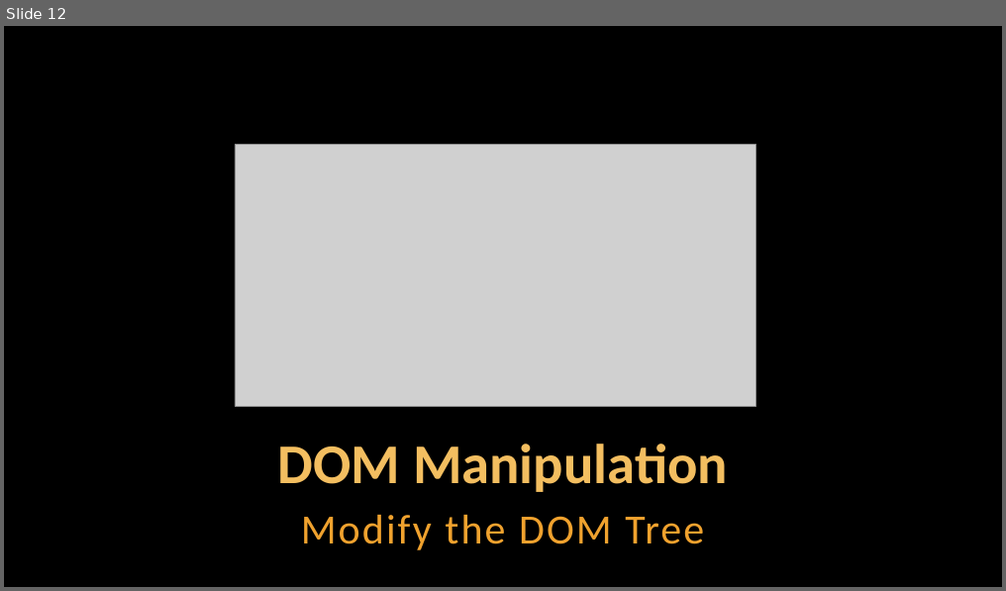
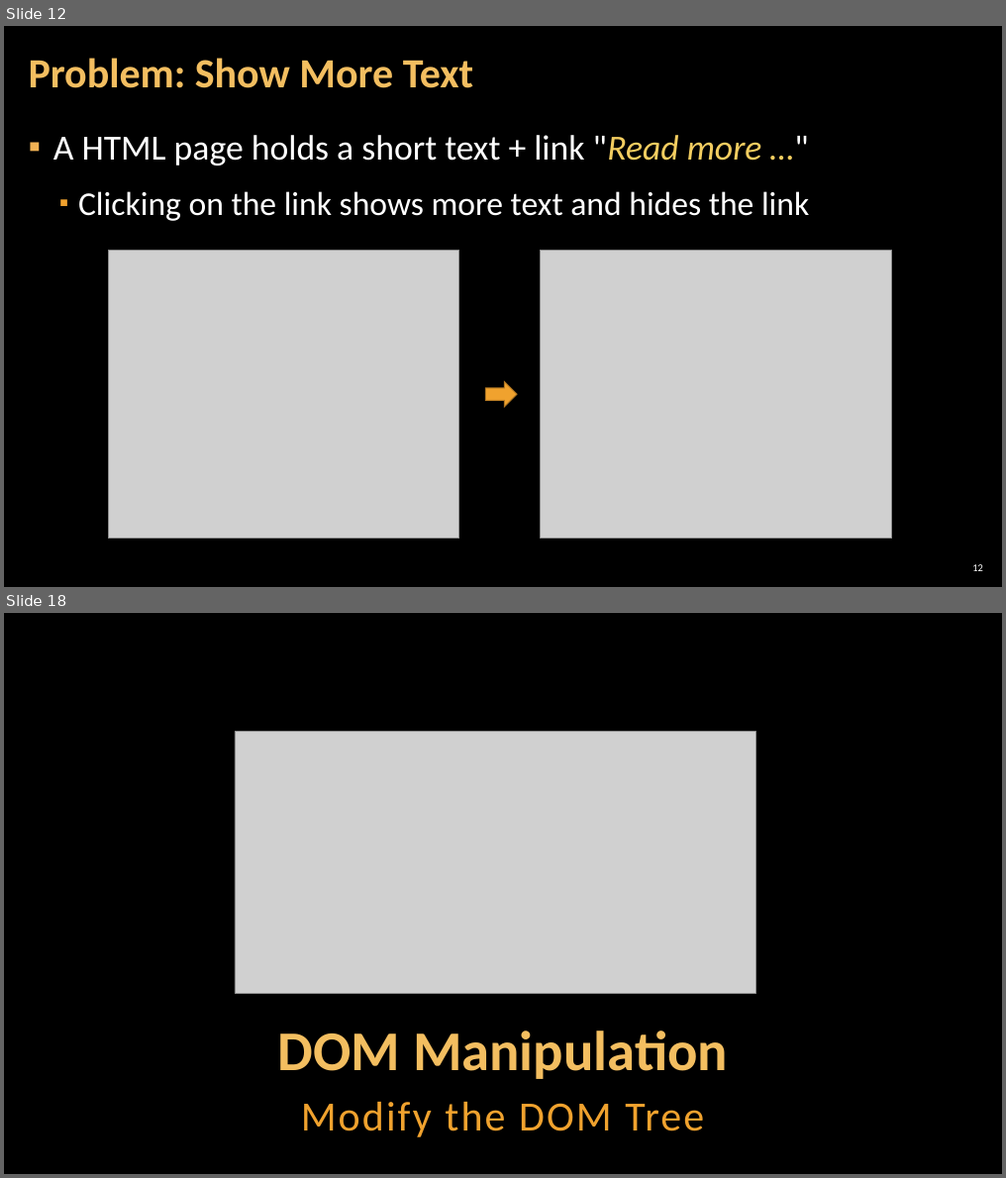
Before and after one commit to antoniaat/Front-End-Development, a slide deck: JavaScript_For_FrontEnd/02. JavaScript-for-Front-End-Introduction-to-DOM-and-Events/02. JavaScript-for-Front-End-Introduction-to-DOM-and-Events.pptx. Shown one above the other, each under a label of ours: slide 12 before the commit, slides 12 and 18 after it; the slides between them are not shown. The pictures are 1006x591 and 1006x1178 pixels, drawn with LibreOffice and Linux fonts; fonts in the diff are those of the drawing; grey boxes stand for pictures; background and template pictures are left out. Boxes give left, top, right and bottom in pixels: in the first picture for what was removed or moved away, otherwise in the second. Text is boxed around its words. In the diff, an @@ line names an element or a change of style, - is before the commit and + after.

```diff
--- a/JavaScript_For_FrontEnd/02. JavaScript-for-Front-End-Introduction-to-DOM-and-Events/02. JavaScript-for-Front-End-Introduction-to-DOM-and-Events.pptx
+++ b/JavaScript_For_FrontEnd/02. JavaScript-for-Front-End-Introduction-to-DOM-and-Events/02. JavaScript-for-Front-End-Introduction-to-DOM-and-Events.pptx
@@ slide 12 added at (4, 26, 1002, 587), background picture (left out) @@
@@ title added at (29, 58, 473, 88), 40 pt, text #F3BE60, bold @@
+Problem: Show More Text
@@ text added at (54, 135, 809, 221), 32 pt, text #FFFFFF @@
+▪ A HTML page holds a short text + link "Read more …"
+  ▪ Clicking on the link shows more text and hides the link
@@ picture added at (108, 251, 459, 539) @@
@@ picture added at (540, 251, 891, 539) @@
@@ right arrow added at (485, 382, 517, 407), fill #F0A22E, outline #B27822 1 pt @@
@@ page number added at (972, 565, 983, 571), 10 pt, text #FFFFFF @@
+12
@@ what was slide 12 is now slide 18 @@
```
Also in this commit, not shown: 6 slides changed, 5 other slides added, 2 slides removed.
